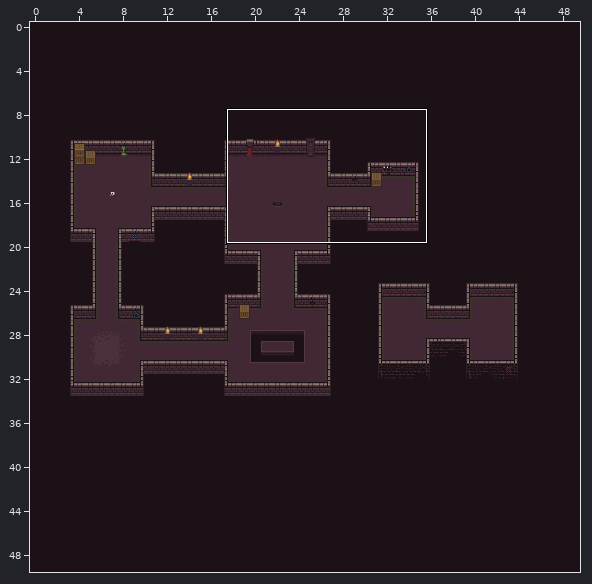
One commit to this Tiled map: Super2DGameYo/res/maps/test_map.tmx. The picture above shows the old version from afar; the outline marks the close-up.
Close-up. The starting point:
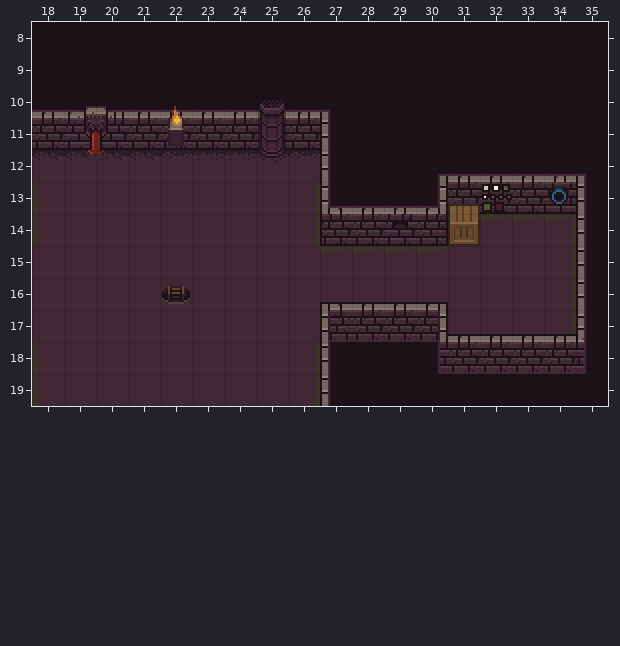
Cells are 16x16 px. Shown: x 18..35, y 8..19. The commit also changed other parts of the map, which this record leaves out.
And afterwards:
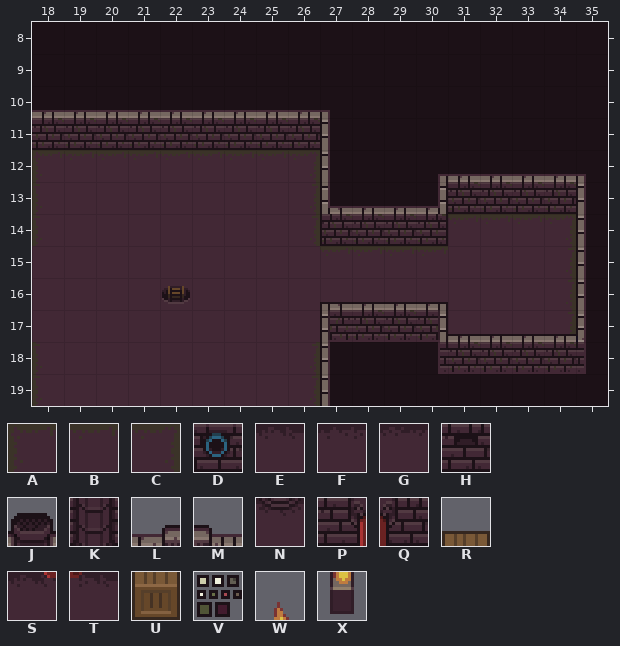
Key: from "map_tileset": A 97, B 98, C 99; from "objects_tileset": D 4, E 32, F 33, G 34, H 52, J 54, K 70, L 74, M 75, N 86, P 94, Q 95, R 101, S 110, T 111, U 117, V 133, W 152, X 168.
_ is an empty cell.
The edit:
Layer "floor":
y 12: x 18..26 ESTEGFFNG -> ABBBBBBBC
Layer "objs" (removed):
y 10: x 19..20 LM -> __; x 22 W -> _; x 25 J -> _
y 11: x 19..20 PQ -> __; x 22 X -> _; x 25 K -> _
y 13: x 31..32 RV -> __; x 34 D -> _
y 14: x 29 H -> _; x 31 U -> _
Where, in picture pixels (left, top, right, bottom), the same in both close-ups:
changed: (32, 100, 320, 182)
removed: (448, 184, 512, 246)
removed: (544, 182, 576, 212)
removed: (386, 214, 416, 242)
